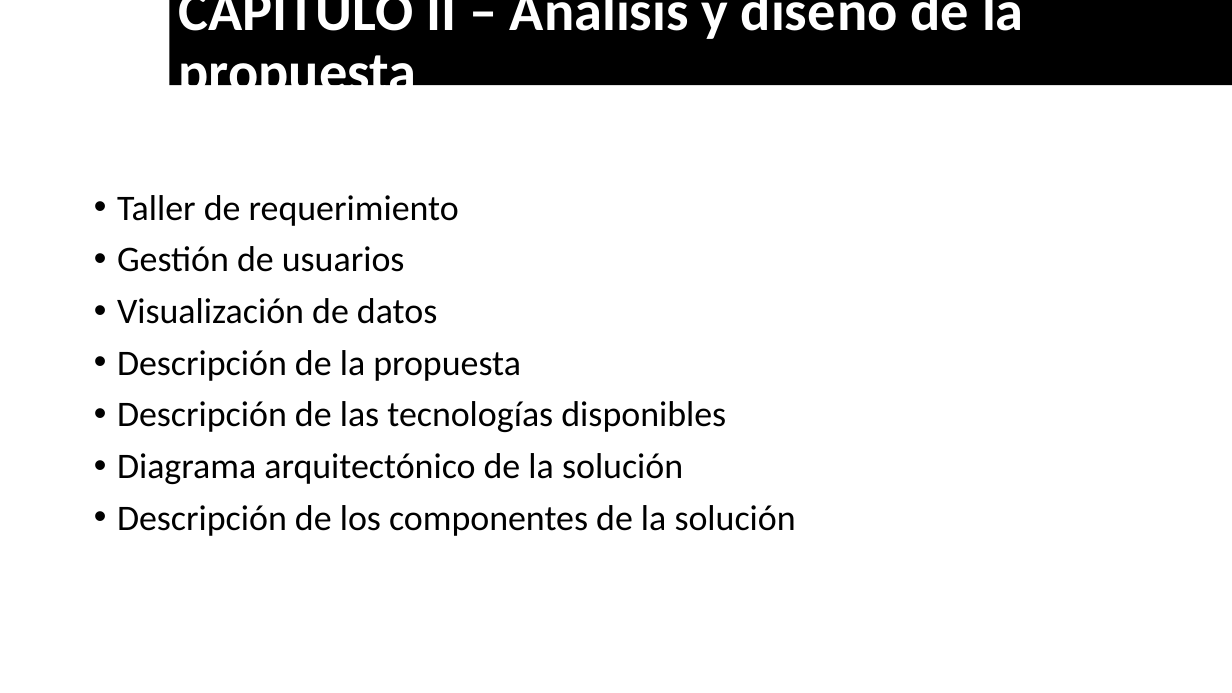
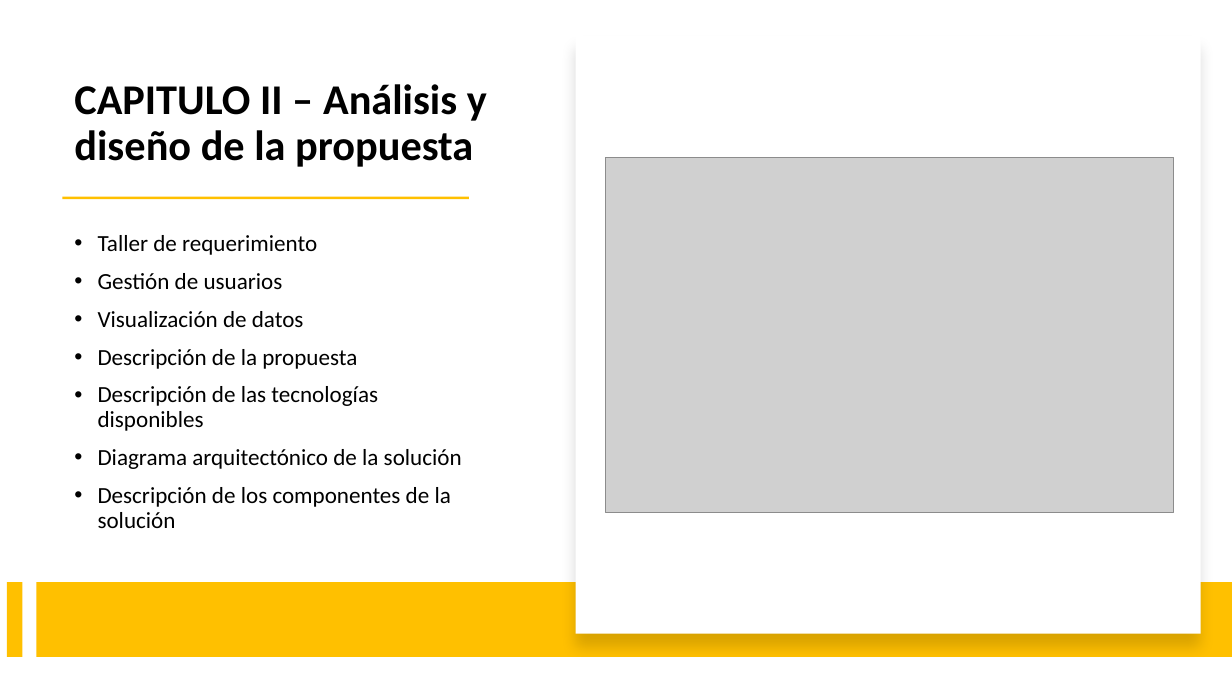
Before and after one commit to 1716732000/PETROLINv5-Presentacion, a slide deck: slide 6 of PETROLINv5.pptx (slide 5 before the commit). Drawn at 1232x693 pixels with LibreOffice and Linux fonts; fonts in the diff are those of the drawing; grey boxes stand for pictures; background and template pictures are left out. Boxes give left, top, right and bottom in pixels: in the first picture for what was removed or moved away, otherwise in the second. Text is boxed around its words. In the diff, an @@ line names an element or a change of style, - is before the commit and + after.

```diff
--- a/PETROLINv5.pptx
+++ b/PETROLINv5.pptx
@@ title "CAPITULO II – Análisis y ...": place and size @@
-title "CAPITULO II – Análisis y ..." at [169, 0, 1232, 85]
+title "CAPITULO II – Análisis y ..." at [74, 84, 487, 167]
@@ title "CAPITULO II – Análisis y ..." at [74, 84, 487, 167]: vertical alignment middle to bottom; fill #000000 to none @@
@@ rectangle added at [576, 36, 1201, 634], fill #FFFFFF @@
@@ title at [74, 84, 487, 167]: text changed; size 44 to 33 pt; text colour #FFFFFF to #000000 @@
-CAPITULO II – Analisis y diseño de la propuesta
+CAPITULO II – Análisis y diseño de la propuesta
@@ picture added at [605, 157, 1174, 513] @@
@@ rectangle added at [62, 197, 469, 200], fill #FFC000 @@
@@ text "Taller de requerimiento": place and size @@
-text "Taller de requerimiento" at [117, 195, 796, 536]
+text "Taller de requerimiento" at [98, 235, 462, 528]
@@ text "Taller de requerimiento" at [98, 235, 462, 528]: size 28 to 18 pt; vertical alignment top to middle @@
@@ rectangle added at [6, 582, 22, 657], fill #FFC000 @@
@@ rectangle added at [37, 583, 1232, 658], fill #FFC000 @@
```
Also in this commit, not shown: 3 other slides changed, 1 slide added.
